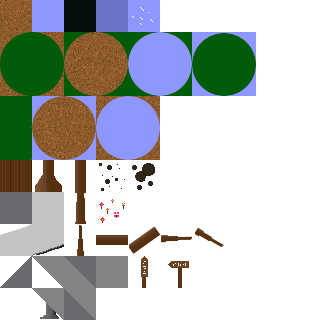
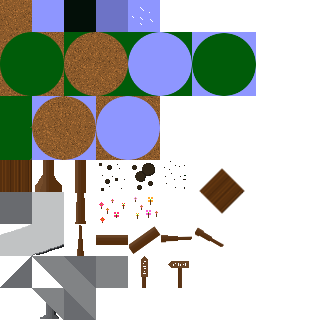
Revision of a layered w=320, h=320 image; what changed, layer by layer:
painted on "Background" over [1, 161, 245, 254]
